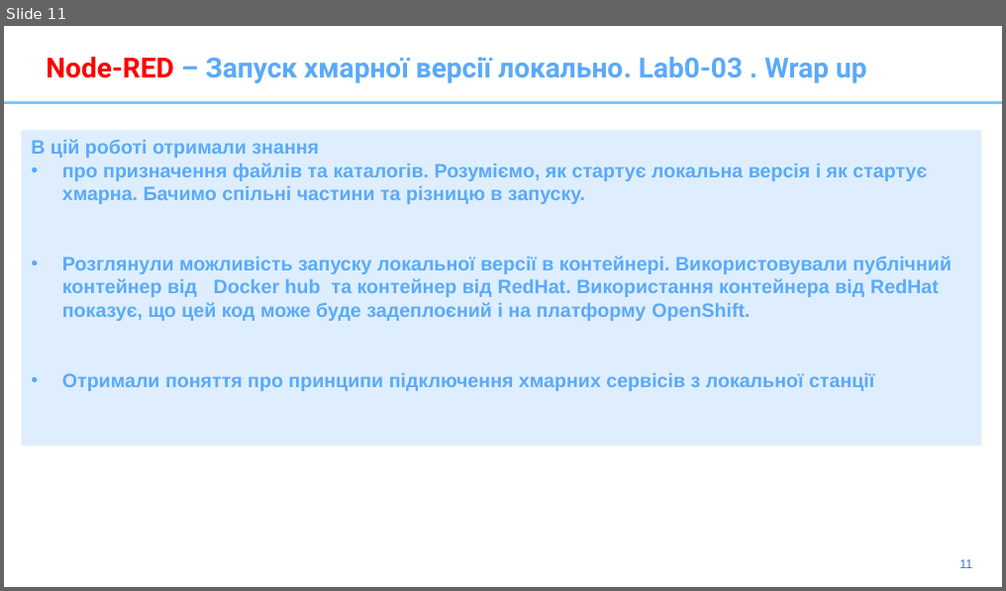
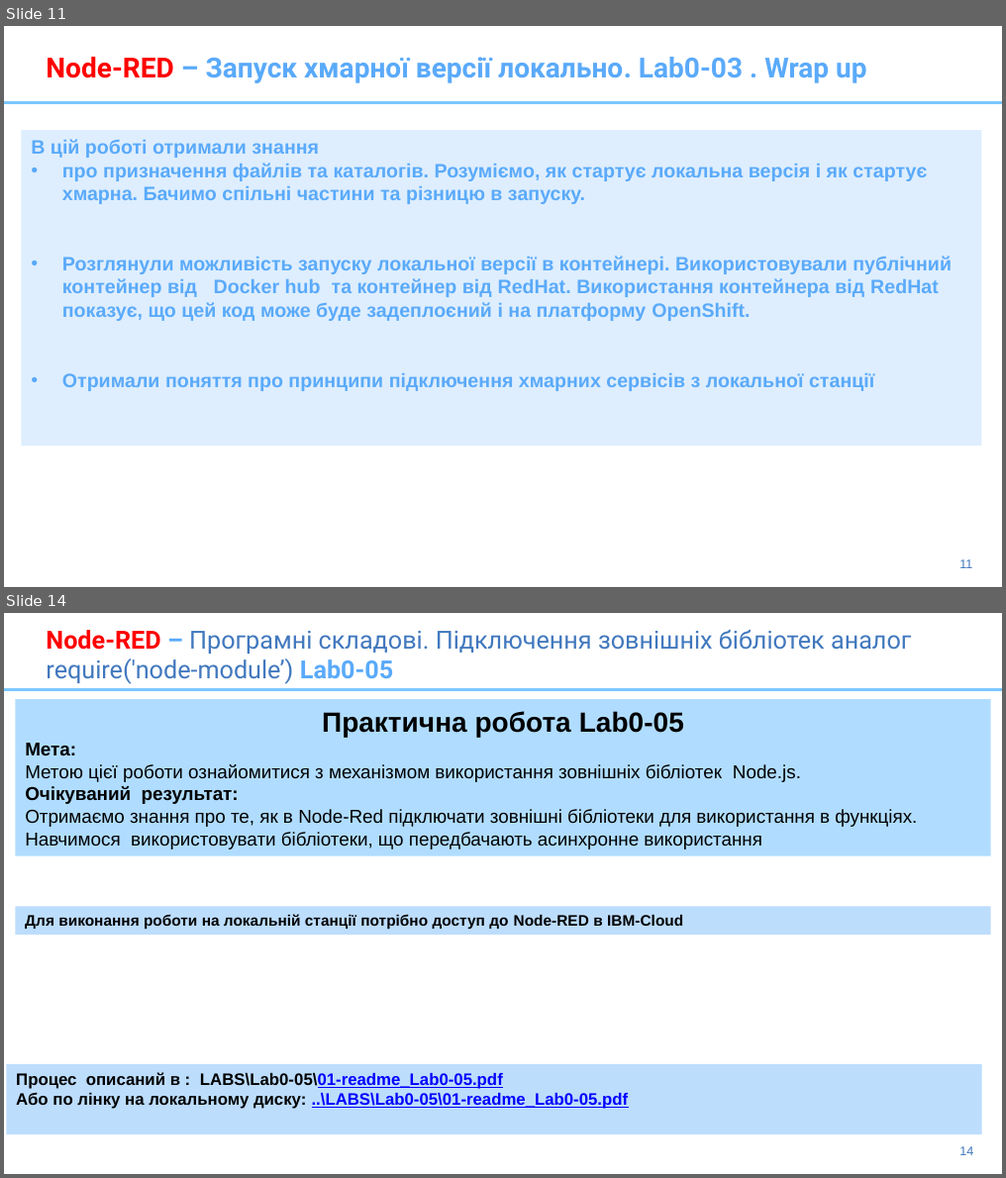
Before and after one commit to pavlo-shcherbukha/IBM-Node-Red-APP2020, a slide deck: presentation/2-Node-Red-2020-DeploymentOnCloud.pptx. Shown one above the other, each under a label of ours: slide 11 before the commit, slides 11 and 14 after it; the slides between them are not shown. The pictures are 1006x591 and 1006x1178 pixels, drawn with LibreOffice and Linux fonts; fonts in the diff are those of the drawing. Boxes give left, top, right and bottom in pixels: in the first picture for what was removed or moved away, otherwise in the second. Text is boxed around its words. In the diff, an @@ line names an element or a change of style, - is before the commit and + after.

```diff
--- a/presentation/2-Node-Red-2020-DeploymentOnCloud.pptx
+++ b/presentation/2-Node-Red-2020-DeploymentOnCloud.pptx
@@ slide 14 added at (x1=4, y1=613, x2=1002, y2=1174), background #FFFFFF; not listed: 2 template elements that a slide beside it also shows @@
@@ title added at (x1=46, y1=630, x2=911, y2=684), 18 pt, text #4178BE @@
+Node-RED – Програмні складові. Підключення зовнішніх бібліотек аналог require('node-module’) Lab0-05
@@ rectangle added at (x1=15, y1=699, x2=990, y2=856), fill #B0DDFF, 13.5 pt, text #000000 @@
+Практична робота Lab0-05
+Мета:
+Метою цієї роботи ознайомитися з механізмом використання зовнішніх бібліотек Node.js.
+Очікуваний результат:
+Oтримаємо знання про те, як в Node-Red підключати зовнішні бібліотеки для використання в функціях. Навчимося використовувати бібліотеки, що передбачають асинхронне використання
@@ rectangle added at (x1=15, y1=906, x2=990, y2=936), fill #BDDDFD, 11 pt, text #000000, bold @@
+Для виконання роботи на локальній станції потрібно доступ до Node-RED в IBM-Cloud
@@ rectangle added at (x1=6, y1=1064, x2=981, y2=1135), fill #BDDDFD, 12 pt, text #0000FF, bold, underline @@
+Процес описаний в : LABS\Lab0-05\01-readme_Lab0-05.pdf
+Або по лінку на локальному диску: ..\LABS\Lab0-05\01-readme_Lab0-05.pdf
```
Also in this commit, not shown: 3 slides changed, 5 other slides added, 1 other file.
